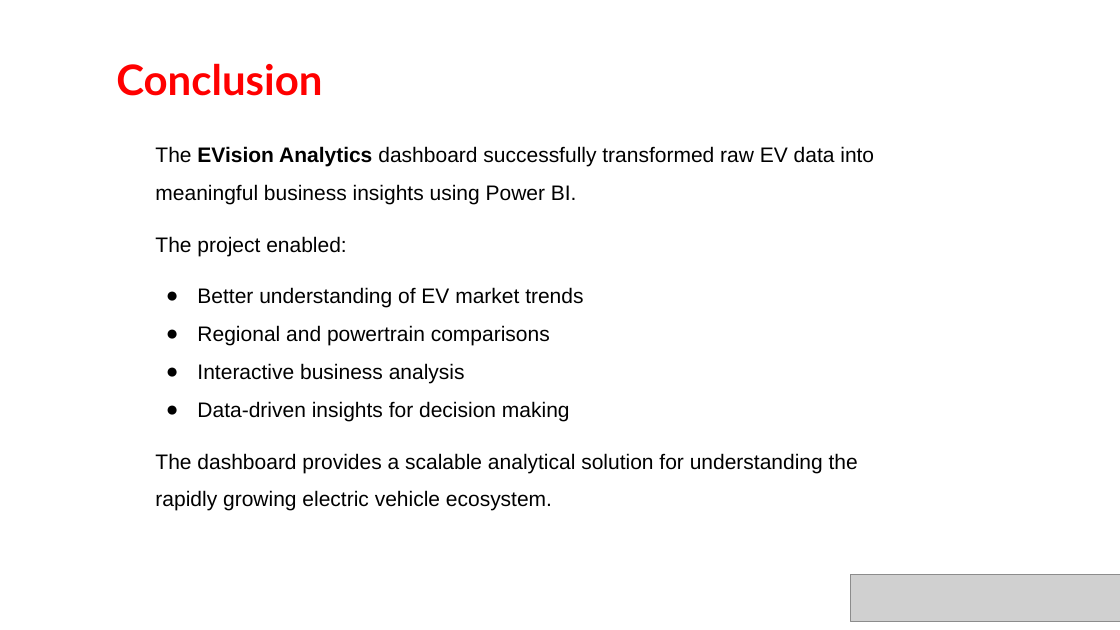
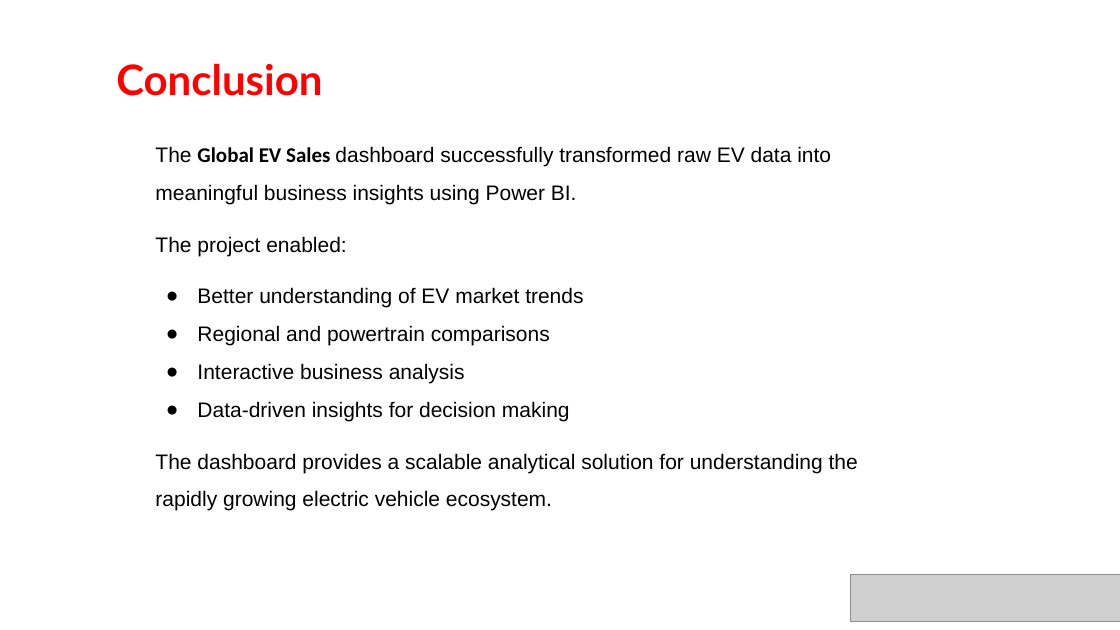
Before and after one commit to bhuvanamandli/PowerBI_Global_EV_Sales, a slide deck: slide 16 of EVision Analytics-ppt.pptx. Drawn at 1120x630 pixels with LibreOffice and Linux fonts; fonts in the diff are those of the drawing; grey boxes stand for pictures. Boxes give left, top, right and bottom in pixels: in the first picture for what was removed or moved away, otherwise in the second. Text is boxed around its words. In the diff, an @@ line names an element or a change of style, - is before the commit and + after.

```diff
--- a/EVision Analytics-ppt.pptx
+++ b/EVision Analytics-ppt.pptx
@@ text at [155,146,831,204]: text changed @@
-The EVision Analytics dashboard successfully transformed raw EV data into meaningful business insights using Power BI.
+The Global EV Sales dashboard successfully transformed raw EV data into meaningful business insights using Power BI.
```
Also in this commit, not shown: 4 other slides changed.
